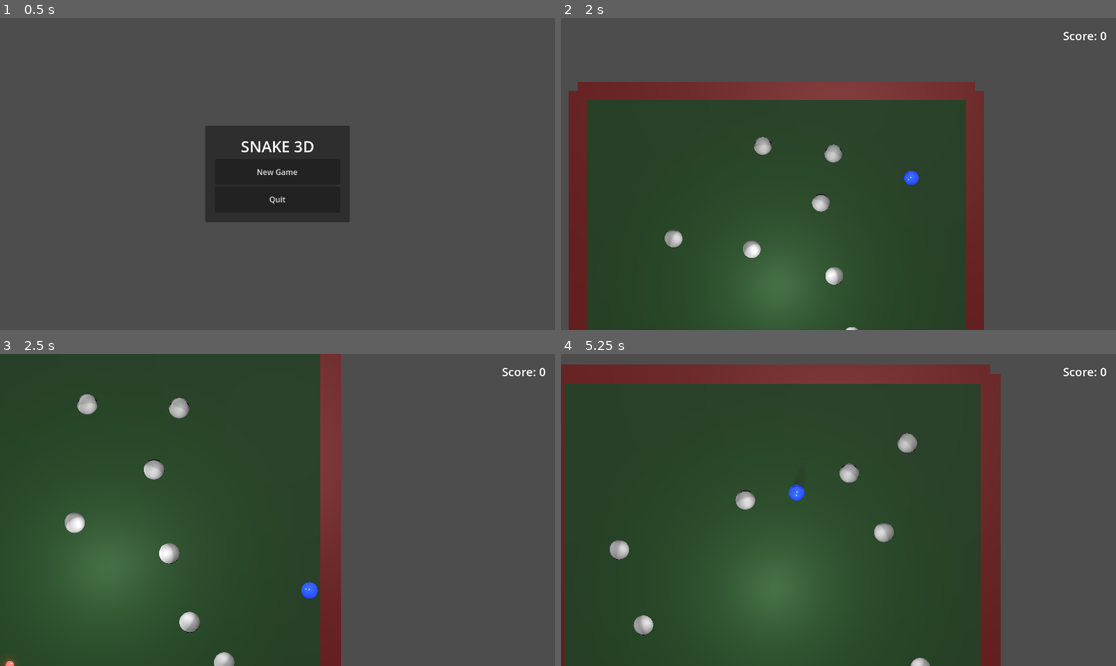
Above: before the commit, frames 1-4 (two rows, left to right).
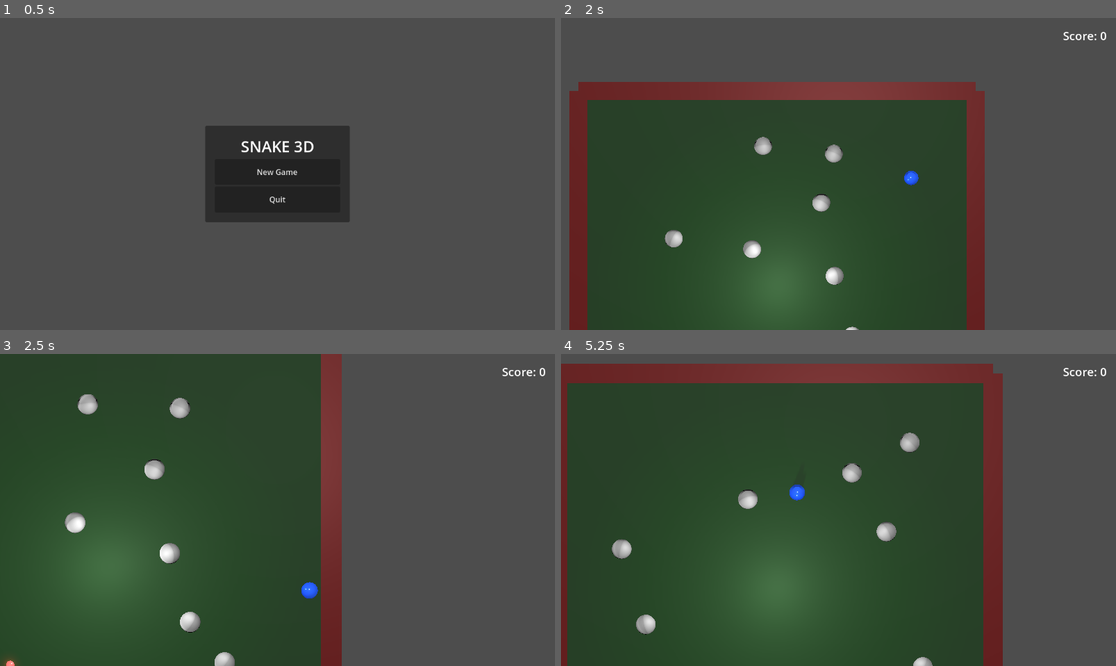
Above: after the commit, the same moments.

Repository: bluehexagons/snakeproject
Game: Godot game, scene res://scenes/main_menu.tscn
Same seed, same stepped clock (60 frames per second), same inputs: the game is played once before the commit and once after it.
Inputs:
- Up to frame 1 (0.5 s): no input
- Up to frame 2 (2 s): click "New Game" at 0.5 s; hold D (move_right) from 1.28 s (still down)
- Up to frame 3 (2.5 s): release D (move_right) at 2.03 s; hold S (move_down) from 2.03 s (still down)
- Up to frame 4 (5.25 s): release S (move_down) at 2.78 s; hold D (move_right) 2.78-3.5 s; click "Retry" at 3.5 s; hold W (move_up) 4.28-5.03 s; hold A (move_left) from 5.03 s (still down)

Frame 1 is identical in both runs. In frame 2, 0.5% of the frame differs, in the area x 1-77%, y 20-100%; in frame 3, 0.4%; in frame 4, 2.3%, in the area x 0-80%, y 3-100%.

Commit message:
(w/AI) Continue refactor

Diff:
--- a/scripts/physics_object.gd
+++ b/scripts/physics_object.gd
@@ -13,17 +13,31 @@
 
 var current_emission: Color = Color.BLACK
 var current_emission_energy: float = 1.0
+var target_color: Color
+var current_color: Color
+var base_emission: Color
+var base_emission_energy: float = 0.3
+var color_change_speed: float = 5.0
 
 func _ready():
     if mesh_instance and current_material:
         mesh_instance.mesh.surface_set_material(0, current_material)
+        base_emission = current_material.emission
+        current_emission = base_emission
+        current_emission_energy = base_emission_energy
     physics_pos = global_position
     visual_pos = global_position
     if mesh_instance:
         mesh_instance.global_position = global_position
 
 func _physics_process(delta):
+    apply_gravity(delta)
     physics_pos = global_position
+
+    # Update color
+    if current_material:
+        current_color = current_color.lerp(target_color, delta * color_change_speed)
+        apply_color(current_color)
 
 func _process(delta):
     if mesh_instance:
@@ -115,13 +129,12 @@
             mesh_instance.material_override = null
     )
 
-func apply_color(color: Color, emission: Color = Color.BLACK, emission_energy: float = 1.0) -> void:
+func apply_color(color: Color, emission: Color = Color.BLACK, emission_energy: float = -1.0) -> void:
     if current_material:
-        # Update the current material directly
         current_material.albedo_color = color
-        current_material.emission = emission
-        current_material.emission_enabled = emission != Color.BLACK
-        current_material.emission_energy_multiplier = emission_energy
+        current_material.emission = emission if emission != Color.BLACK else base_emission
+        current_material.emission_enabled = emission != Color.BLACK || base_emission != Color.BLACK
+        current_material.emission_energy_multiplier = emission_energy if emission_energy >= 0 else base_emission_energy
         # Store current emission state for impact flashes
-        current_emission = emission
-        current_emission_energy = emission_energy
+        current_emission = current_material.emission
+        current_emission_energy = current_material.emission_energy_multiplier
--- a/scripts/player.gd
+++ b/scripts/player.gd
@@ -49,7 +49,7 @@
 const BASE_EMISSION = Color(0.2, 0.4, 1.0)    # Subtle blue glow
 const DANGER_EMISSION = Color(1.0, 0.2, 0.2)  # Red warning glow
 
-const BASE_EMISSION_ENERGY = 0.3
+const BASE_EMISSION_ENERGY = 0.6
 const WARNING_EMISSION_ENERGY = 1.0
 const DANGER_EMISSION_ENERGY = 2.0
 
@@ -59,34 +59,30 @@
 var smoothed_velocity: Vector3 = Vector3.ZERO
 var current_scale: float = 1.0  # Add this for consistent scaling behavior
 var has_started_moving: bool = false
-var current_color: Color = NORMAL_COLOR
 var food_eaten: int = 0
 var current_idle_speed: float = IDLE_SPEED_BASE
 var is_dead: bool = false
 var death_color_time: float = 0.0
 var stun_timer: float = 0.0
-var base_emission: Color  # Add variable to store base emission color
 var stuck_detector: RefCounted
 
 var physics_basis: Basis
 var visual_basis: Basis
 
-@onready var head_mesh = mesh_instance
-@onready var head_material = current_material
-
 func _ready():
 	super()
+	base_emission = BASE_EMISSION
+	base_emission_energy = BASE_EMISSION_ENERGY
+	target_color = BASE_COLOR
+	current_color = BASE_COLOR
 	physics_pos = global_position
 	visual_pos = global_position
-	physics_basis = head_mesh.basis
-	visual_basis = head_mesh.basis
-	# Clone the material so we don't affect other instances
-	head_material = head_material.duplicate()
-	head_mesh.mesh.surface_set_material(0, head_material)
+	physics_basis = mesh_instance.basis
+	visual_basis = mesh_instance.basis
 
 	# Store initial emission color
-	if head_material is StandardMaterial3D:
-		base_emission = head_material.emission
+	if current_material is StandardMaterial3D:
+		base_emission = current_material.emission
 
 	stuck_detector = preload("res://scripts/stuck_detector.gd").new()
 
@@ -94,13 +90,15 @@
 	apply_color(BASE_COLOR, BASE_EMISSION, BASE_EMISSION_ENERGY)
 
 func _physics_process(delta):
+	super._physics_process(delta)
+
 	# Handle color updates before any potential impacts
 	var target_color = BASE_COLOR
 	var emission = BASE_EMISSION
 	var emission_energy = BASE_EMISSION_ENERGY
 
 	if is_dead:
-		apply_color(DEATH_COLOR)
+		target_color = DEATH_COLOR
 		return
 
 	if has_started_moving and stuck_detector.is_stuck:
@@ -110,36 +108,20 @@
 			emission = FLASH_COLOR
 			emission_energy = DANGER_EMISSION_ENERGY
 		elif stuck_time >= IDLE_EMISSION_START:
-			var danger_ratio = (stuck_time - IDLE_EMISSION_START) / (STUCK_TIMEOUT - IDLE_EMISSION_START)
 			target_color = DANGER_COLOR
-			emission = DANGER_EMISSION
-			emission_energy = lerp(WARNING_EMISSION_ENERGY, DANGER_EMISSION_ENERGY, danger_ratio)
 		elif stuck_time >= IDLE_DANGER_START:
 			var warning_ratio = (stuck_time - IDLE_DANGER_START) / (IDLE_EMISSION_START - IDLE_DANGER_START)
 			target_color = IDLE_COLOR.lerp(DANGER_COLOR, warning_ratio)
-			emission = BASE_EMISSION
-			emission_energy = BASE_EMISSION_ENERGY
 		elif stuck_time >= IDLE_WARNING_START:
 			var gray_ratio = (stuck_time - IDLE_WARNING_START) / (IDLE_DANGER_START - IDLE_WARNING_START)
 			target_color = BASE_COLOR.lerp(IDLE_COLOR, gray_ratio)
-			emission = BASE_EMISSION
-			emission_energy = BASE_EMISSION_ENERGY
+		else:
+			target_color = BASE_COLOR
 
 	current_color = current_color.lerp(target_color, delta * COLOR_CHANGE_SPEED)
 	apply_color(current_color, emission, emission_energy)
 
 	# Now handle physics and potential impacts
-	super._physics_process(delta)
-
-	# Apply gravity
-	if position.y > PhysicsConstants.GROUND_LEVEL:
-		velocity.y -= PhysicsConstants.GRAVITY * delta
-	elif position.y < PhysicsConstants.GROUND_LEVEL:
-		position.y = PhysicsConstants.GROUND_LEVEL
-		if velocity.y < 0:
-			velocity.y = -velocity.y * PhysicsConstants.BOUNCE_DAMPENING
-			if abs(velocity.y) < 0.1:
-				velocity.y = 0
 
 	if stun_timer > 0:
 		stun_timer -= delta
@@ -214,11 +196,11 @@
 		target_basis = (target_basis * tilt.basis).orthonormalized()
 
 		# Apply the rotation with normalized basis
-		head_mesh.basis = head_mesh.basis.slerp(target_basis, delta * ROTATION_SPEED).orthonormalized()
+		mesh_instance.basis = mesh_instance.basis.slerp(target_basis, delta * ROTATION_SPEED).orthonormalized()
 
 	# Store physics state
 	physics_pos = global_position
-	physics_basis = head_mesh.basis
+	physics_basis = mesh_instance.basis
 
 	# Food collection
 	for area in get_tree().get_nodes_in_group("food"):
@@ -251,11 +233,11 @@
 	# Interpolate visual position between physics updates
 	var fraction = Engine.get_physics_interpolation_fraction()
 	visual_pos = physics_pos.lerp(global_position, fraction)
-	visual_basis = physics_basis.slerp(head_mesh.basis, fraction)
+	visual_basis = physics_basis.slerp(mesh_instance.basis, fraction)
 
 	# Update visual representation
-	head_mesh.global_position = visual_pos
-	head_mesh.basis = visual_basis
+	mesh_instance.global_position = visual_pos
+	mesh_instance.basis = visual_basis
 
 func add_segment(growth_state: float = 0.0, saved_pos: Vector3 = Vector3.ZERO) -> CharacterBody3D:
 	var segment = SEGMENT_SCENE.instantiate()
--- a/scripts/rock.gd
+++ b/scripts/rock.gd
@@ -27,8 +27,8 @@
 
 func _ready():
 	super()
-	current_material = current_material.duplicate()
-	mesh_instance.mesh.surface_set_material(0, current_material)
+	target_color = SAFE_COLOR
+	current_color = SAFE_COLOR
 
 func finish_spawn():
 	is_spawning = false
@@ -120,13 +120,11 @@
 
 func make_dangerous():
 	is_dangerous = true
+	target_color = DANGER_COLOR
+	current_color = DANGER_COLOR  # Immediate color change
+	base_emission = DANGER_EMISSION
+	base_emission_energy = 1.0
+
 	add_to_group("dangerous")
-	current_material.albedo_color = DANGER_COLOR
-	current_material.emission = DANGER_EMISSION
-	current_material.emission_enabled = true
-	# Update collision layers to match other dangerous objects
-	# Layer 4: dangerous objects
-	# Layer 2: normal physics objects
-	# Mask 7: collide with everything (players, segments, other rocks)
 	collision_layer = 4 | 2  # Both dangerous AND physical
 	collision_mask = 7  # Collide with everything
--- a/scripts/segment.gd
+++ b/scripts/segment.gd
@@ -22,8 +22,6 @@
 var current_scale: float = INITIAL_SCALE
 var spawn_timer: float = 0.5  # Time to use reduced spring force
 var is_dangerous: bool = false
-var target_color: Color = SAFE_COLOR
-var current_color: Color = SAFE_COLOR
 
 @onready var mesh = $MeshInstance3D
 @onready var collision = $CollisionShape3D
@@ -40,14 +38,10 @@
 	# Ensure mesh starts at the correct position
 	mesh.global_position = global_position
 
-	# Important: Get original material and create a unique instance
-	var original_material = mesh.mesh.surface_get_material(0)
-	current_material = original_material.duplicate()
-	mesh.mesh.surface_set_material(0, current_material)
-
 	# Set initial colors
 	current_color = SAFE_COLOR
 	target_color = SAFE_COLOR
+	base_emission = Color(0.2, 0.6, 0.3, 1.0)
 	apply_color(current_color, Color(0.2, 0.6, 0.3, 1.0))
 
 func update_scale(new_scale: float):
@@ -195,6 +189,13 @@
 
 	super._physics_process(delta)
 
+	if is_dangerous:
+		target_color = DANGER_COLOR
+		base_emission = DANGER_EMISSION
+	else:
+		target_color = SAFE_COLOR
+		base_emission = Color(0.2, 0.6, 0.3, 1.0)
+
 func _process(delta):
 	# Interpolate visual position between physics updates
 	var fraction = Engine.get_physics_interpolation_fraction()
